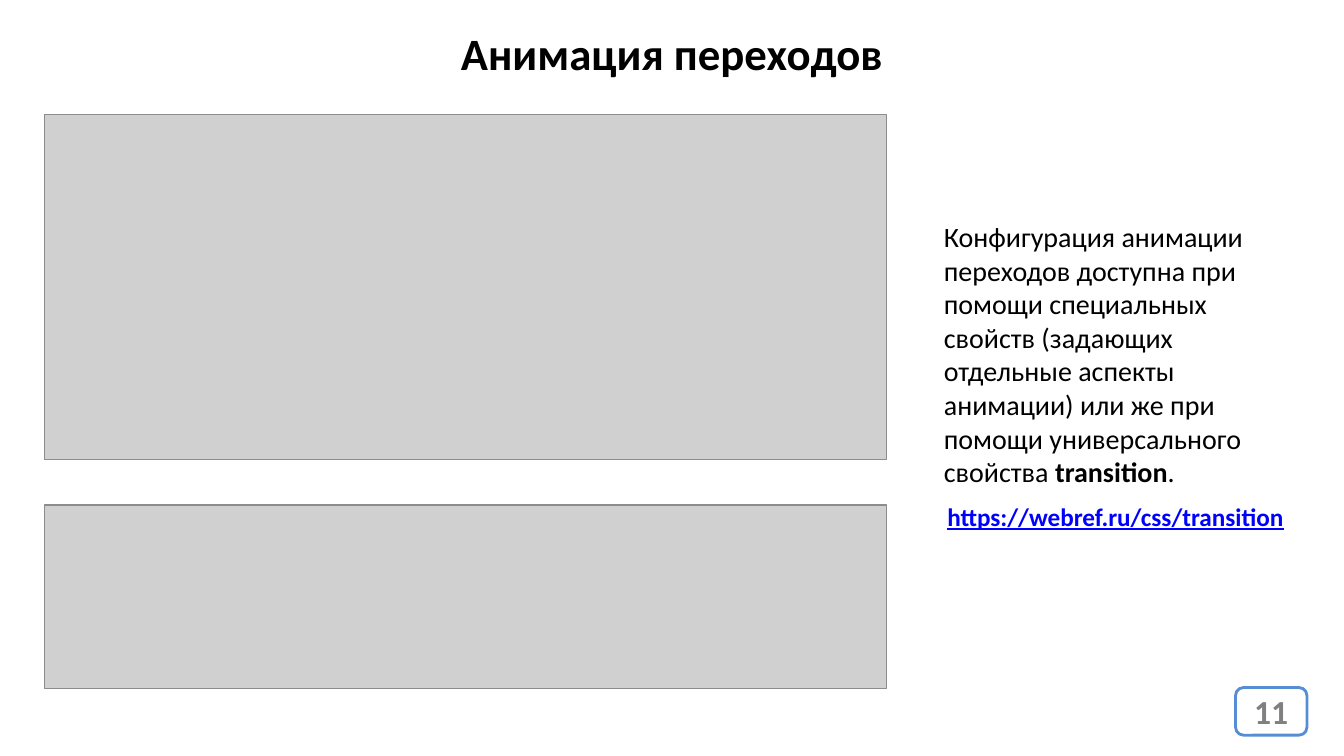
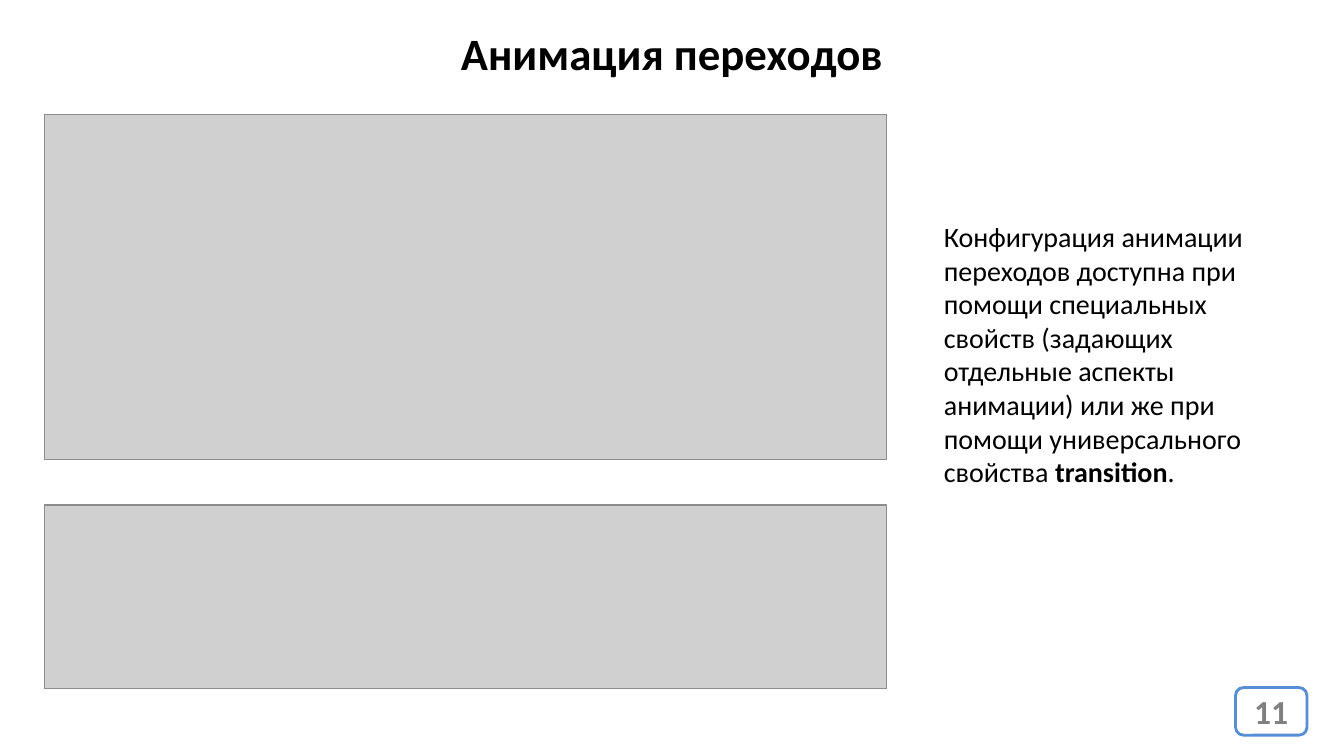
Before and after one commit to web44-ortdnipro/lesson08, a slide deck: slide 11 of lesson08.pptx. Drawn at 1344x756 pixels with LibreOffice and Linux fonts; fonts in the diff are those of the drawing; grey boxes stand for pictures. Boxes give left, top, right and bottom in pixels: in the first picture for what was removed or moved away, otherwise in the second. Text is boxed around its words. In the diff, an @@ line names an element or a change of style, - is before the commit and + after.

```diff
--- a/lesson08.pptx
+++ b/lesson08.pptx
@@ text removed at [947, 508, 1283, 530] @@
-https://webref.ru/css/transition
```
Also in this commit, not shown: 5 other slides changed, 1 other file.
